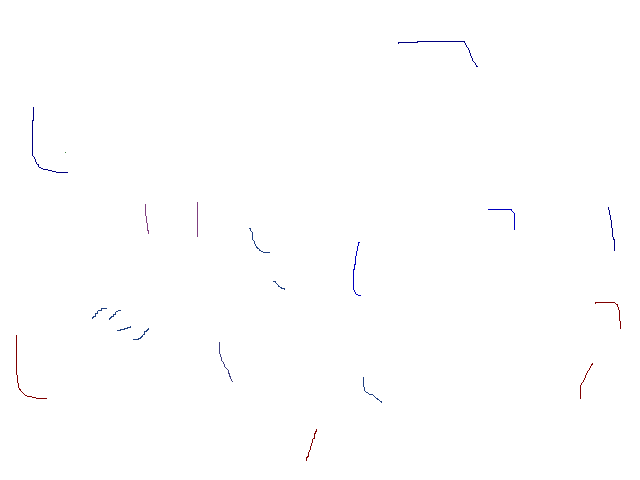
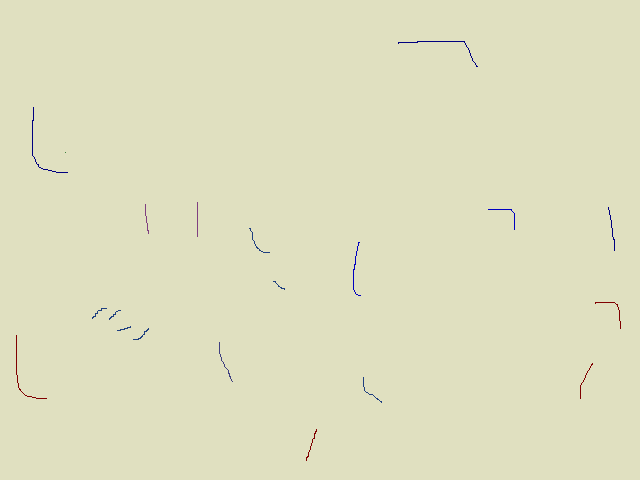
The second 640x480 image is a revision of the first. Changes to its layers:
painted on "Background" over [0, 0, 640, 480]
painted on "2_randomLow.png" over [0, 0, 640, 480]
